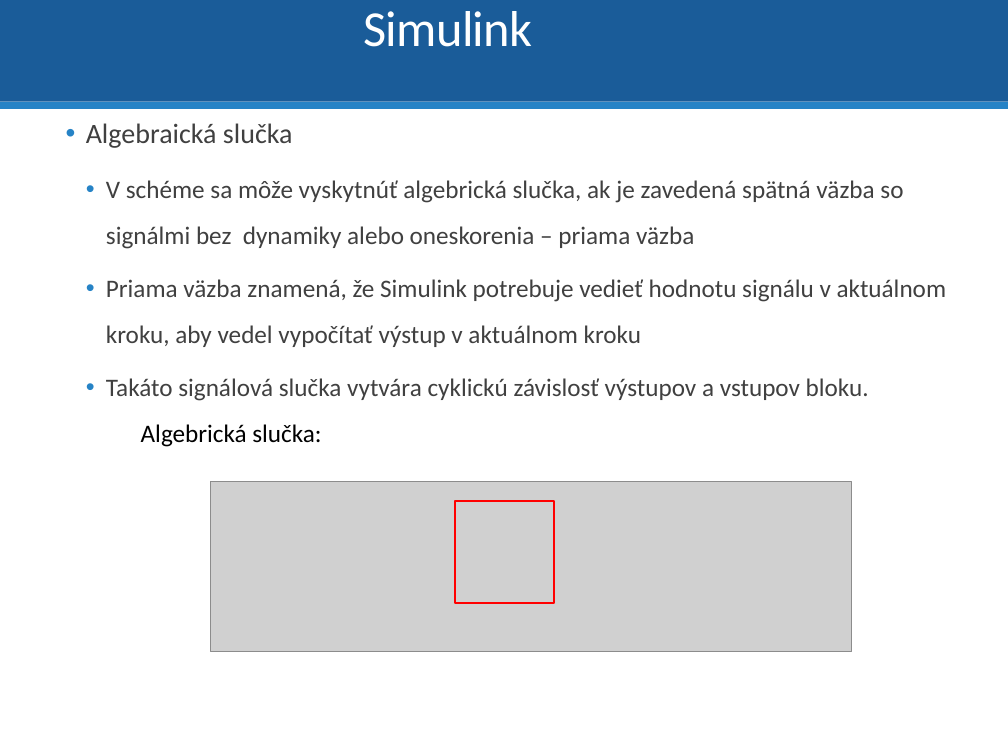
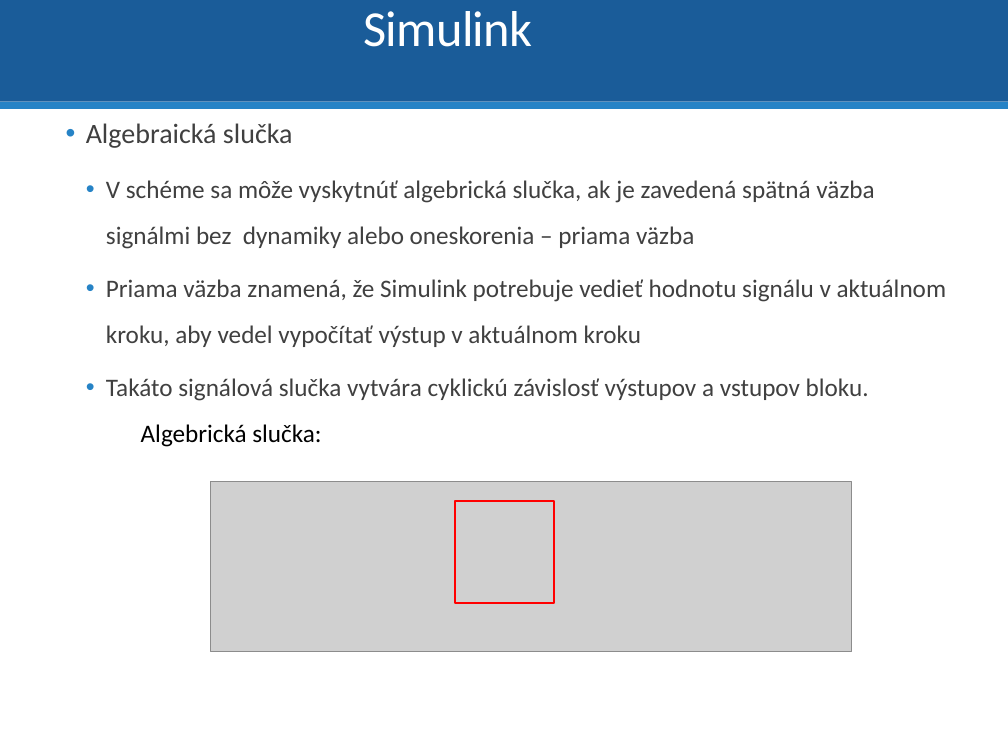
Before and after one commit to dodekm/TeamProjektKybernetika, a slide deck: slide 37 of Nove prednasky/P0_Opakovanie_Matlab_Simulink.pptx (slide 36 before the commit). Drawn at 1008x756 pixels with LibreOffice and Linux fonts; fonts in the diff are those of the drawing; grey boxes stand for pictures. Boxes give left, top, right and bottom in pixels: in the first picture for what was removed or moved away, otherwise in the second. Text is boxed around its words. In the diff, an @@ line names an element or a change of style, - is before the commit and + after.

```diff
--- a/Nove prednasky/P0_Opakovanie_Matlab_Simulink.pptx
+++ b/Nove prednasky/P0_Opakovanie_Matlab_Simulink.pptx
@@ text at box(106, 180, 874, 249): text changed @@
-    • V schéme sa môže vyskytnúť algebrická slučka, ak je zavedená spätná väzba so signálmi bez dynamiky alebo oneskorenia – priama väzba
+    • V schéme sa môže vyskytnúť algebrická slučka, ak je zavedená spätná väzba signálmi bez dynamiky alebo oneskorenia – priama väzba
```
Also in this commit, not shown: 14 other slides changed, 1 slide added, 1 slide removed, 2 other files.
